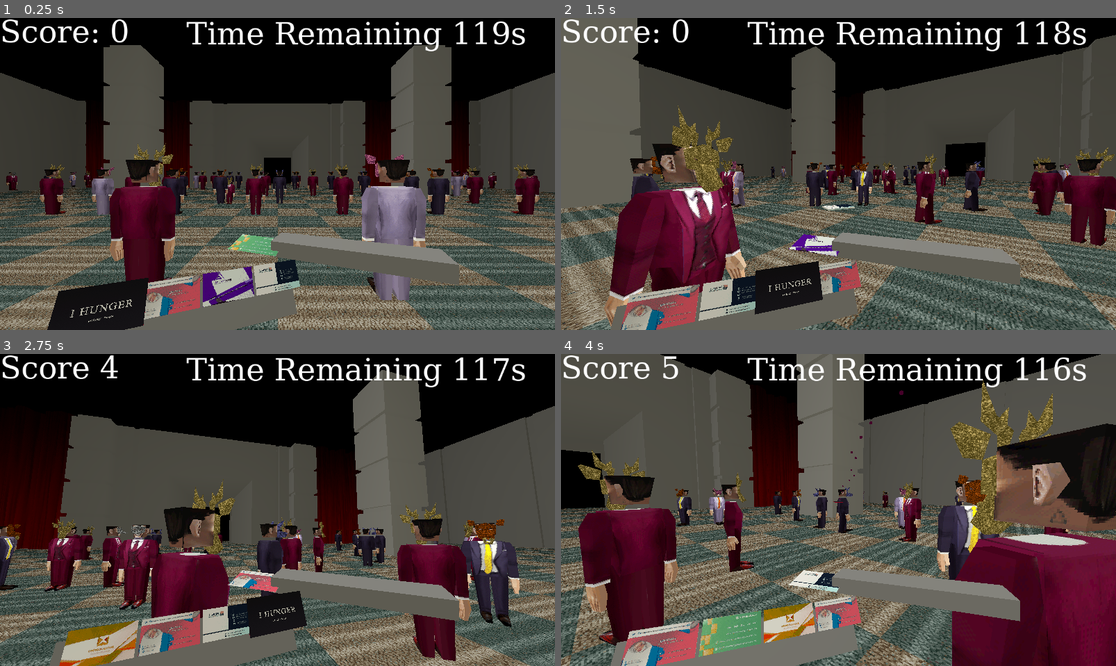
Above: before the commit, frames 1-4 (two rows, left to right).
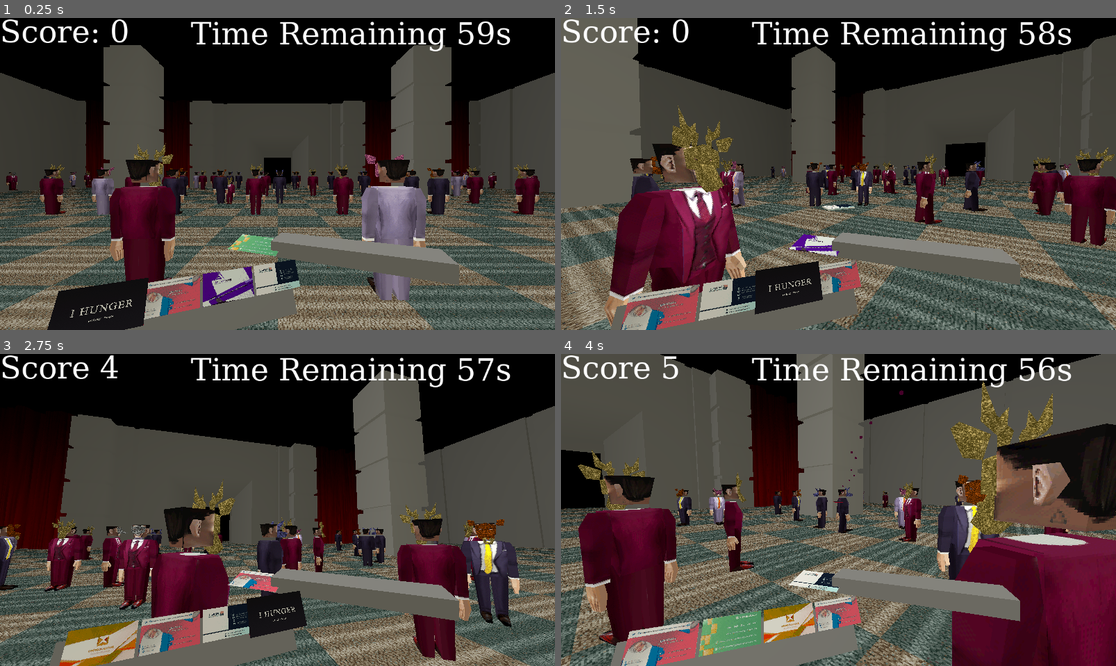
Above: after the commit, the same moments.

Repository: BlackBrad/network-ninja
Game: Godot game, scene res://scenes/test_level.tscn
Two runs of this game, one before a commit and one after it. Both use one fixed random seed, a clock stepped at 60 frames per second and the inputs below.
Inputs (mouse positions are in pixels of both pictures, inside the frame that each line leads up to):
- Up to frame 1 (0.25 s): no input
- Up to frame 2 (1.5 s): tap Enter (ui_accept) at 0.5, 0.77 s; move the mouse to (866, 174) at 0.52 s; hold W (move_forward) from 0.53 s (still down); click (866, 174) at 0.6 s; move the mouse to (810, 174) at 1.27 s; click (810, 174) at 1.35 s
- Up to frame 3 (2.75 s): keep holding W (move_forward); tap Enter (ui_accept) at 1.52 s; move the mouse to (288, 503) at 2.02 s; click (288, 503) at 2.1 s
- Up to frame 4 (4 s): keep holding W (move_forward); move the mouse to (832, 516) at 2.77 s; click (832, 516) at 2.85 s; tap Enter (ui_accept) at 3.02, 3.77 s; move the mouse to (877, 513) at 3.52 s; click (877, 513) at 3.6 s

The runs differ from the first frame. In frame 1, 2.3% of the frame differs, in the area x 33-95%, y 1-11%; in frame 2, 2.3%; in frame 3, 2.2%; in frame 4, 2.2%.

Commit message:
Reduce level timer

Diff:
--- a/scenes/test_level.tscn
+++ b/scenes/test_level.tscn
@@ -30,7 +30,7 @@
 script = ExtResource("3_arute")
 
 [node name="LevelTimer" type="Timer" parent="."]
-wait_time = 120.0
+wait_time = 60.0
 one_shot = true
 autostart = true
 script = ExtResource("8_rudoo")
Not shown: 1 places in scenes/test_level.tscn that only renumber resources
